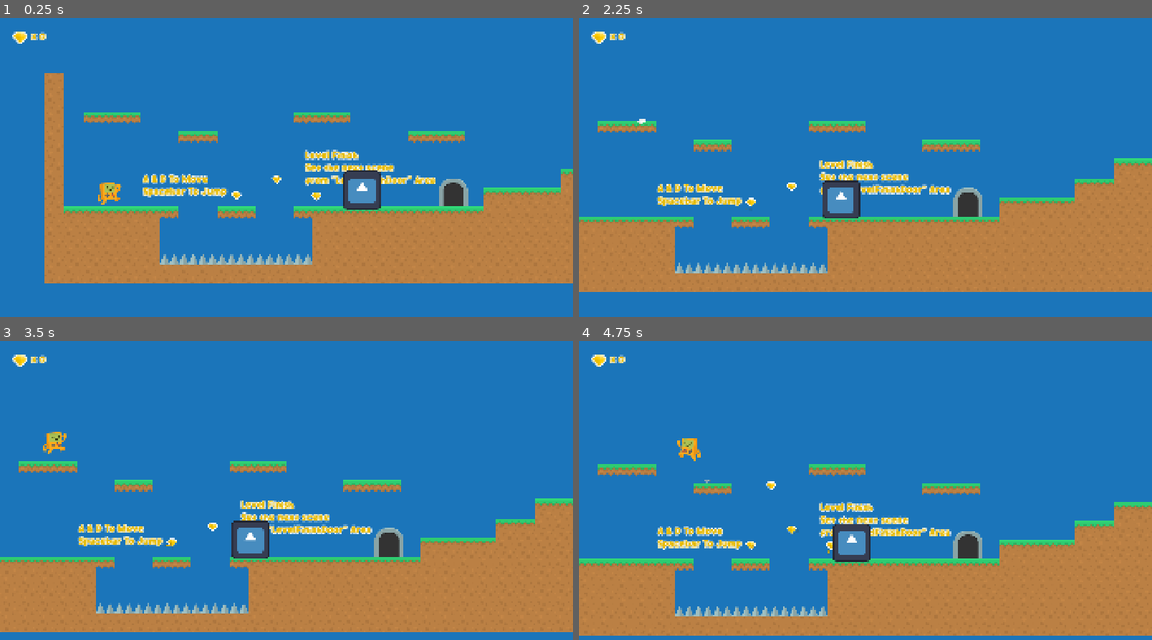
Above: before the commit, frames 1-4 (two rows, left to right).
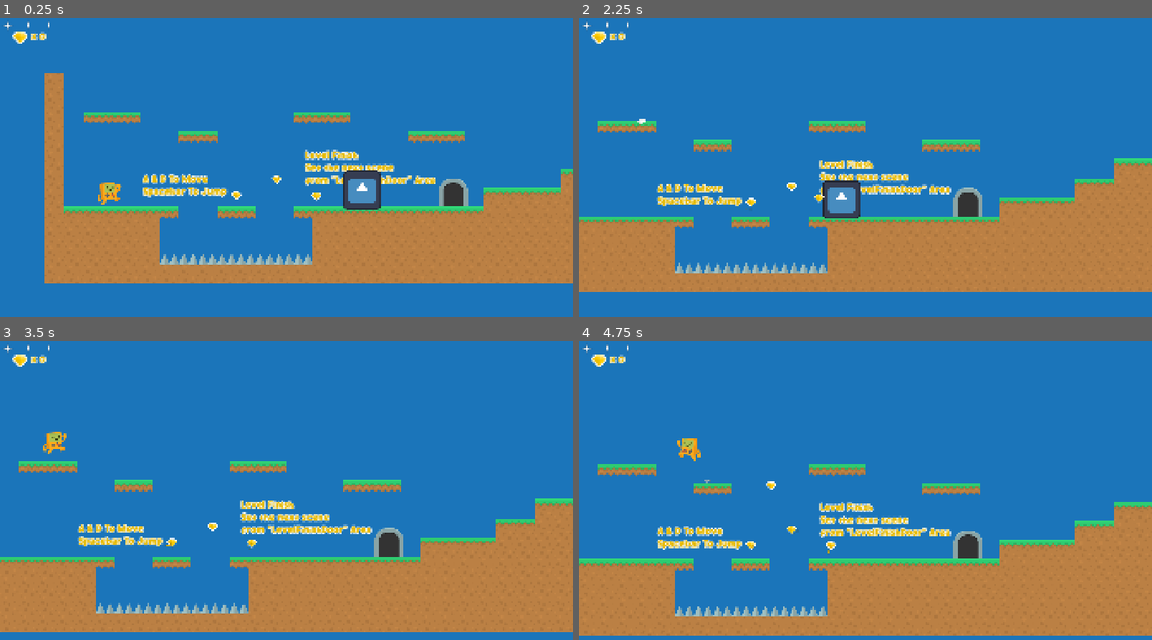
Above: after the commit, the same moments.

Repository: J-Graham22/Pepere-s-Bread
Game: Godot game, scene res://Scenes/Levels/Level_01.tscn
Two runs of this game, one before a commit and one after it. Both use one fixed random seed, a clock stepped at 60 frames per second and the inputs below. The engine's default icon, where the game draws it, is replaced by a stand-in: a white triangle on a blue panel in a dark square.
Inputs:
- Up to frame 1 (0.25 s): no input
- Up to frame 2 (2.25 s): hold Space (Confirm) 0.53-1.28 s; hold Right (Right) 0.53-2.03 s; tap X (Jump) at 0.77, 1.52 s; tap Z (Run) at 1.35 s; hold Left (Left) from 2.03 s (still down); hold Space (Confirm) from 2.03 s (still down)
- Up to frame 3 (3.5 s): release Left (Left) at 2.78 s; release Space (Confirm) at 2.78 s; hold Right (Right) from 2.78 s (still down); tap Z (Run) at 2.85 s; tap X (Jump) at 3.02 s
- Up to frame 4 (4.75 s): hold Space (Confirm) 3.53-4.28 s; tap X (Jump) at 3.77, 4.52 s; release Right (Right) at 4.28 s; hold Left (Left) from 4.28 s (still down); tap Z (Run) at 4.35 s

The runs differ from the first frame. In frame 1, less than 0.1% of the frame differs, in the area x 0-9%, y 1-5%; in frame 2, 0.1%; in frame 3, 0.9%; in frame 4, 0.9%, in the area x 0-51%, y 1-74%.

Commit message:
added player health and got fireball to work

Diff:
--- a/Scenes/Levels/Level_01.tscn
+++ b/Scenes/Levels/Level_01.tscn
@@ -9,6 +9,7 @@
 [ext_resource type="Script" uid="uid://b3eweo1odt4od" path="res://Scripts/GameUI.gd" id="6_66mfc"]
 [ext_resource type="Texture2D" uid="uid://clreg520jah1j" path="res://Assets/platformPack_item008.png" id="7_j7jun"]
 [ext_resource type="FontFile" uid="uid://qgc4vi5osk7v" path="res://Assets/Fonts/Star Choco.ttf" id="8_gwcy2"]
+[ext_resource type="Texture2D" uid="uid://621as0fwjhum" path="res://Assets/Textures/star_07.png" id="10_1bssr"]
 [ext_resource type="PackedScene" uid="uid://d1pf0tksqtxyj" path="res://Scenes/Prefabs/walker.tscn" id="10_5vjlm"]
 
 [sub_resource type="TileSetAtlasSource" id="TileSetAtlasSource_gs0qk"]
@@ -175,5 +176,49 @@
 theme_override_font_sizes/font_size = 32
 text = "x 3"
 
+[node name="PlayerHealth" type="Control" parent="UserInterface/GameUI"]
+unique_name_in_owner = true
+anchors_preset = 0
+offset_right = 56.0
+offset_bottom = 50.0
+
+[node name="Heart" type="TextureRect" parent="UserInterface/GameUI/PlayerHealth"]
+unique_name_in_owner = true
+layout_mode = 1
+offset_right = 512.0
+offset_bottom = 512.0
+scale = Vector2(0.1, 0.1)
+texture = ExtResource("10_1bssr")
+
+[node name="Heart2" type="TextureRect" parent="UserInterface/GameUI/PlayerHealth"]
+unique_name_in_owner = true
+layout_mode = 1
+anchors_preset = 5
+anchor_left = 0.5
+anchor_right = 0.5
+offset_left = 41.99997
+offset_top = -1.9999999
+offset_right = 554.0
+offset_bottom = 510.0
+grow_horizontal = 2
+scale = Vector2(0.1, 0.1)
+texture = ExtResource("10_1bssr")
+
+[node name="Heart3" type="TextureRect" parent="UserInterface/GameUI/PlayerHealth"]
+unique_name_in_owner = true
+layout_mode = 1
+anchors_preset = 1
+anchor_left = 1.0
+anchor_right = 1.0
+offset_left = 82.99994
+offset_top = -1.9999999
+offset_right = 594.99994
+offset_bottom = 510.0
+grow_horizontal = 0
+scale = Vector2(0.1, 0.1)
+texture = ExtResource("10_1bssr")
+
 [node name="Walker" parent="." instance=ExtResource("10_5vjlm")]
 position = Vector2(1011, 370)
+
+[connection signal="health_changed" from="Player" to="UserInterface/GameUI" method="_on_player_health_changed"]
--- a/Scenes/Levels/fireball.gd
+++ b/Scenes/Levels/fireball.gd
@@ -24,10 +24,11 @@
 func handle_collisions():
 	for i in get_slide_collision_count():
 		var collision = get_slide_collision(i)
+		var collider = collision.get_collider()
 		var normal = collision.get_normal()
 
 		# Hit a wall → die
-		if abs(normal.x) > 0.7:
+		if abs(normal.x) > 0.7 and !collider.is_in_group("Enemy"):
 			queue_free()
 			return
 
--- a/Scenes/Levels/walker.gd
+++ b/Scenes/Levels/walker.gd
@@ -45,21 +45,20 @@
 func flip_sprite():
 	sprite.flip_h = direction > 0
 
-
-func _on_stompbox_body_entered(body: Node2D) -> void:
+func _on_area_body_entered(body: Node2D) -> void:
 	print(body)
-	if body.is_in_group("Player") and body.velocity.y > 0:
-		stomped(body)
-
-func stomped(player):
+	print(body.get_groups())
 	if is_dead:
 		return
 
+	if body.is_in_group("Player"):
+		body.take_damage()
+
+	if body.is_in_group("PlayerAttack"):
+		take_damage()
+
+func take_damage():
 	is_dead = true
-	#sprite.play("Flat")  # squish animation
-
-	# Bounce the player up
-	player.velocity.y = -300
 
 	await get_tree().create_timer(0.4).timeout
 	queue_free()
--- a/Scenes/Prefabs/Fireball.tscn
+++ b/Scenes/Prefabs/Fireball.tscn
@@ -3,7 +3,7 @@
 [ext_resource type="Script" uid="uid://dcu7wh6rt6i6v" path="res://Scenes/Levels/fireball.gd" id="1_nt7j4"]
 [ext_resource type="Texture2D" uid="uid://clreg520jah1j" path="res://Assets/platformPack_item008.png" id="2_phhlt"]
 
-[node name="Fireball" type="CharacterBody2D"]
+[node name="Fireball" type="CharacterBody2D" groups=["PlayerAttack"]]
 collision_layer = 2
 collision_mask = 12
 script = ExtResource("1_nt7j4")
--- a/Scenes/Prefabs/walker.tscn
+++ b/Scenes/Prefabs/walker.tscn
@@ -7,11 +7,11 @@
 size = Vector2(115, 114)
 
 [sub_resource type="RectangleShape2D" id="RectangleShape2D_suc2y"]
-size = Vector2(132, 15)
+size = Vector2(131, 123)
 
-[node name="Walker" type="CharacterBody2D"]
+[node name="Walker" type="CharacterBody2D" groups=["Enemy"]]
 collision_layer = 8
-collision_mask = 13
+collision_mask = 15
 script = ExtResource("1_rrb3y")
 
 [node name="AnimatedSprite2D" type="AnimatedSprite2D" parent="."]
@@ -23,10 +23,12 @@
 [node name="Sprite2D" type="Sprite2D" parent="."]
 texture = ExtResource("2_suc2y")
 
-[node name="Stompbox" type="Area2D" parent="."]
+[node name="Area" type="Area2D" parent="."]
+collision_layer = 8
+collision_mask = 7
 
-[node name="CollisionShape2D" type="CollisionShape2D" parent="Stompbox"]
-position = Vector2(-3, -64.5)
+[node name="CollisionShape2D" type="CollisionShape2D" parent="Area"]
+position = Vector2(0.5, -3.5)
 shape = SubResource("RectangleShape2D_suc2y")
 
 [node name="RayCastLeft" type="RayCast2D" parent="."]
@@ -39,4 +41,4 @@
 target_position = Vector2(0, 120)
 collision_mask = 4
 
-[connection signal="body_entered" from="Stompbox" to="." method="_on_stompbox_body_entered"]
+[connection signal="body_entered" from="Area" to="." method="_on_area_body_entered"]
--- a/Scripts/GameUI.gd
+++ b/Scripts/GameUI.gd
@@ -3,6 +3,31 @@
 @onready var score_texture = %Score/ScoreTexture
 @onready var score_label = %Score/ScoreLabel
 
+@onready var heart_0 = %PlayerHealth/Heart
+@onready var heart_1 = %PlayerHealth/Heart2
+@onready var heart_2 = %PlayerHealth/Heart3
+
 func _process(_delta):
 	# Set the score label text to the score variable in game maanger script
 	score_label.text = "x %d" % GameManager.score
+
+
+func _on_player_health_changed(current: Variant, max: Variant) -> void:
+	# this is definitely not the best way to do this but whatever lol
+	if current == 3:
+		heart_0.visible = true
+		#heart_0.show()
+		heart_1.visible = true
+		heart_2.visible = true
+	if current == 2:
+		heart_0.visible = true
+		heart_1.visible = true
+		heart_2.visible = false
+	if current == 1:
+		heart_0.visible = true
+		heart_1.visible = false
+		heart_2.visible = false
+	if current == 0:
+		heart_0.visible = false
+		heart_1.visible = false
+		heart_2.visible = false
--- a/Scripts/player.gd
+++ b/Scripts/player.gd
@@ -13,10 +13,13 @@
 
 @export_category("Player Properties")
 
+@export var max_health: int = 3
+
 @export var max_speed : float = 400
 @export var acceleration : float = 1300
 @export var max_run_speed: float = 800
 @export var run_acceleration: float = 2000
+@export var i_frames : float = 1.0
 
 @export var friction : float = 1300
 @export var air_control : float = 0.7
@@ -30,7 +33,11 @@
 
 var coyote_timer : float = 0.0
 
+var current_health: int
+
 var in_water: bool = false
+
+var invincible: bool = false
 
 @export var water_gravity: float = 400
 @export var water_max_speed : float = 120
@@ -44,6 +51,9 @@
 @onready var death_particles = $DeathParticles
 
 # --------- BUILT-IN FUNCTIONS ---------- #
+func _ready() -> void:
+	current_health =  max_health
+	call_deferred("deferred_health_changed")
 
 func _physics_process(delta):
 	fire_timer -= delta
@@ -141,7 +151,31 @@
 	AudioManager.jump_sfx.play()
 	velocity.y = -jump_force
 
+func take_damage():
+	#todo: implement animation for taking damage
+	if invincible:
+		return
+
+	invincible = true
+	current_health -= 1
+	emit_signal("health_changed", current_health, max_health)
+
+	flash_damage()
+
+	if current_health == 0:
+		die()
+		# and then respawn
+		current_health = max_health
+
+	await get_tree().create_timer(i_frames).timeout
+	invincible = false
+	emit_signal("health_changed", current_health, max_health)
+
 # --------- ANIMATIONS ---------- #
+func flash_damage():
+	modulate = Color(1,0.4,0.4)
+	await get_tree().create_timer(0.1).timeout
+	modulate = Color.WHITE
 
 func player_animations():
 	particle_trails.emitting = false
@@ -164,6 +198,11 @@
 func get_facing_direction() -> int:
 	return -1 if player_sprite.flip_h else 1
 
+func die():
+	AudioManager.death_sfx.play()
+	death_particles.emitting = true
+	death_tween()
+
 
 # --------- TWEENS ---------- #
 
@@ -185,13 +224,17 @@
 	var tween = create_tween()
 	tween.tween_property(self, "scale", Vector2.ONE, 0.15)
 
+# --------- EXTERNAL SIGNALS ---------- #
+signal health_changed(current, max)
+
+func deferred_health_changed():
+	emit_signal("health_changed", current_health, max_health)
+
 # --------- SIGNALS ---------- #
 
 func _on_collision_body_entered(body):
 	if body.is_in_group("Traps"):
-		AudioManager.death_sfx.play()
-		death_particles.emitting = true
-		death_tween()
+		die()
 
 
 func _on_water_body_entered(body: Node2D) -> void:
--- a/project.godot
+++ b/project.godot
@@ -40,6 +40,11 @@
 
 enabled=PackedStringArray()
 
+[global_group]
+
+PlayerAttack=""
+Enemy=""
+
 [input]
 
 Left={
Not shown: 1 places in Scenes/Levels/Level_01.tscn that only renumber resources
